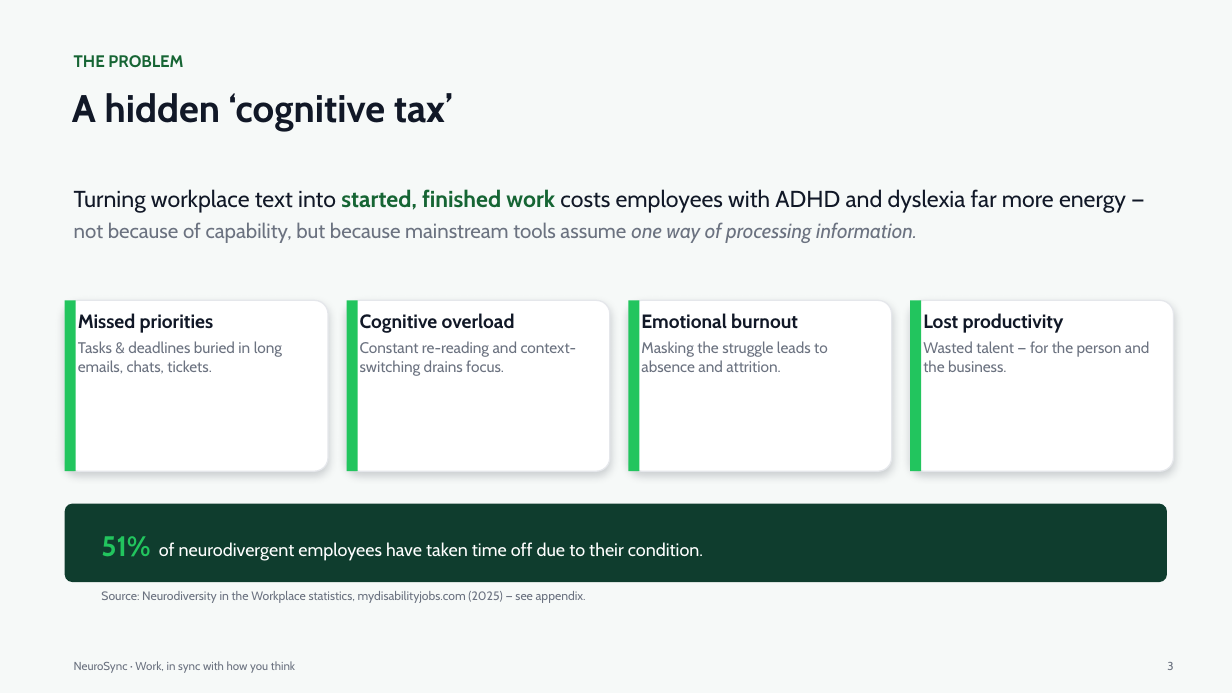
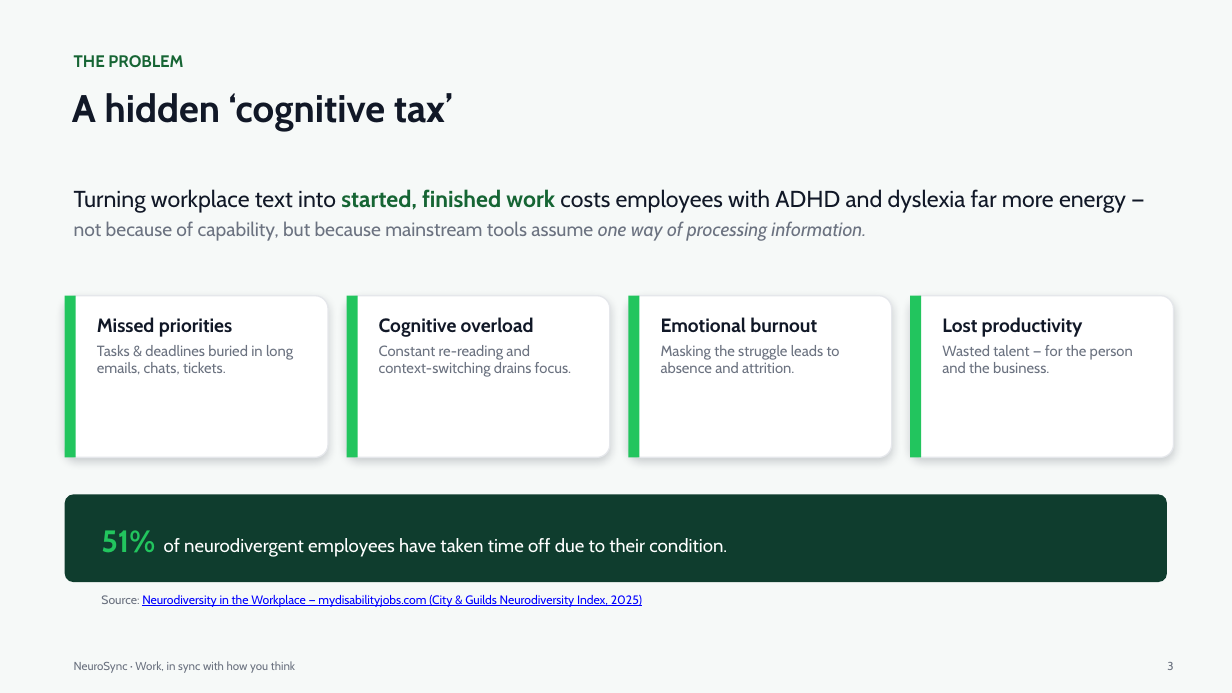
Before and after one commit to kumarsaransh55/NeuroSync, a slide deck: slide 3 of docs/NeuroSync-Final-Deck.pptx. Drawn at 1232x693 pixels with LibreOffice and Linux fonts; fonts in the diff are those of the drawing. Boxes give left, top, right and bottom in pixels: in the first picture for what was removed or moved away, otherwise in the second. Text is boxed around its words. In the diff, an @@ line names an element or a change of style, - is before the commit and + after.

```diff
--- a/docs/NeuroSync-Final-Deck.pptx
+++ b/docs/NeuroSync-Final-Deck.pptx
@@ text at [74,221,866,241]: size 16 to 15 pt in "not because of capability, but because mainstream ..." @@
@@ rectangle: place and size @@
-rectangle at [65,300,76,471]
+rectangle at [65,296,76,457]
@@ rounded rectangle added at [65,296,328,457], fill #FFFFFF, outline #E5E7EB 1 pt @@
@@ rectangle: place and size @@
-rectangle at [347,300,358,471]
+rectangle at [347,296,358,457]
@@ rounded rectangle added at [347,296,610,457], fill #FFFFFF, outline #E5E7EB 1 pt @@
@@ rectangle: place and size @@
-rectangle at [628,300,640,471]
+rectangle at [628,296,640,457]
@@ rounded rectangle added at [628,296,892,457], fill #FFFFFF, outline #E5E7EB 1 pt @@
@@ rectangle: place and size @@
-rectangle at [910,300,921,471]
+rectangle at [910,296,921,457]
@@ rounded rectangle added at [910,296,1174,457], fill #FFFFFF, outline #E5E7EB 1 pt @@
@@ text "Missed priorities": place and size @@
-text "Missed priorities" at [65,300,328,471]
+text "Missed priorities" at [97,317,293,374]
@@ text "Missed priorities" at [97,317,293,374]: size 12 to 11.5 pt in "Tasks & deadlines buried in long emails, ..."; less space between paragraphs; more space between paragraphs; fill #FFFFFF to none; outline #E5E7EB 1 pt to none; shadow off @@
@@ text "Cognitive overload": place and size @@
-text "Cognitive overload" at [347,300,610,471]
+text "Cognitive overload" at [379,317,571,377]
@@ text "Cognitive overload" at [379,317,571,377]: size 12 to 11.5 pt in "Constant re-reading and context-switching drains focus."; less space between paragraphs; more space between paragraphs; fill #FFFFFF to none; outline #E5E7EB 1 pt to none; shadow off @@
@@ text "Emotional burnout": place and size @@
-text "Emotional burnout" at [628,300,892,471]
+text "Emotional burnout" at [661,317,840,373]
@@ text "Emotional burnout" at [661,317,840,373]: size 12 to 11.5 pt in "Masking the struggle leads to absence and ..."; less space between paragraphs; more space between paragraphs; fill #FFFFFF to none; outline #E5E7EB 1 pt to none; shadow off @@
@@ text "Lost productivity": place and size @@
-text "Lost productivity" at [910,300,1174,471]
+text "Lost productivity" at [942,317,1133,373]
@@ text "Lost productivity" at [942,317,1133,373]: size 12 to 11.5 pt in "Wasted talent — for the person and ..."; less space between paragraphs; more space between paragraphs; fill #FFFFFF to none; outline #E5E7EB 1 pt to none; shadow off @@
@@ rounded rectangle: place and size @@
-rounded rectangle at [65,504,1167,582]
+rounded rectangle at [65,494,1167,582]
@@ text "51% of neurodivergent employees have ..." at [101,530,727,557]: size 22 to 24 pt in "51%"; size 14 to 14.5 pt @@
@@ text at [101,595,642,607]: text changed; text colour #6B7280 to #0000FF @@
-Source: Neurodiversity in the Workplace statistics, mydisabilityjobs.com (2025) — see appendix.
+Source: Neurodiversity in the Workplace — mydisabilityjobs.com (City & Guilds Neurodiversity Index, 2025)
```
Also in this commit, not shown: 10 other slides changed, 1 slide added, 6 other files.
